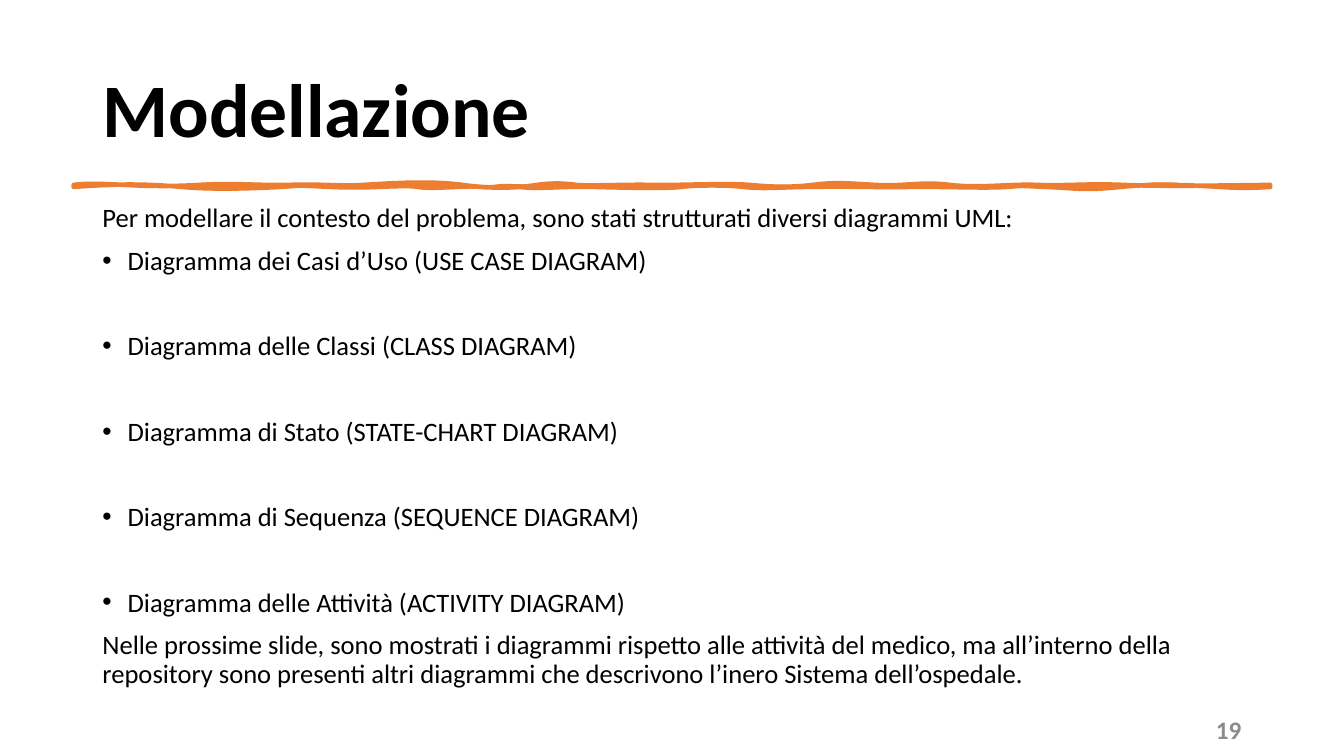
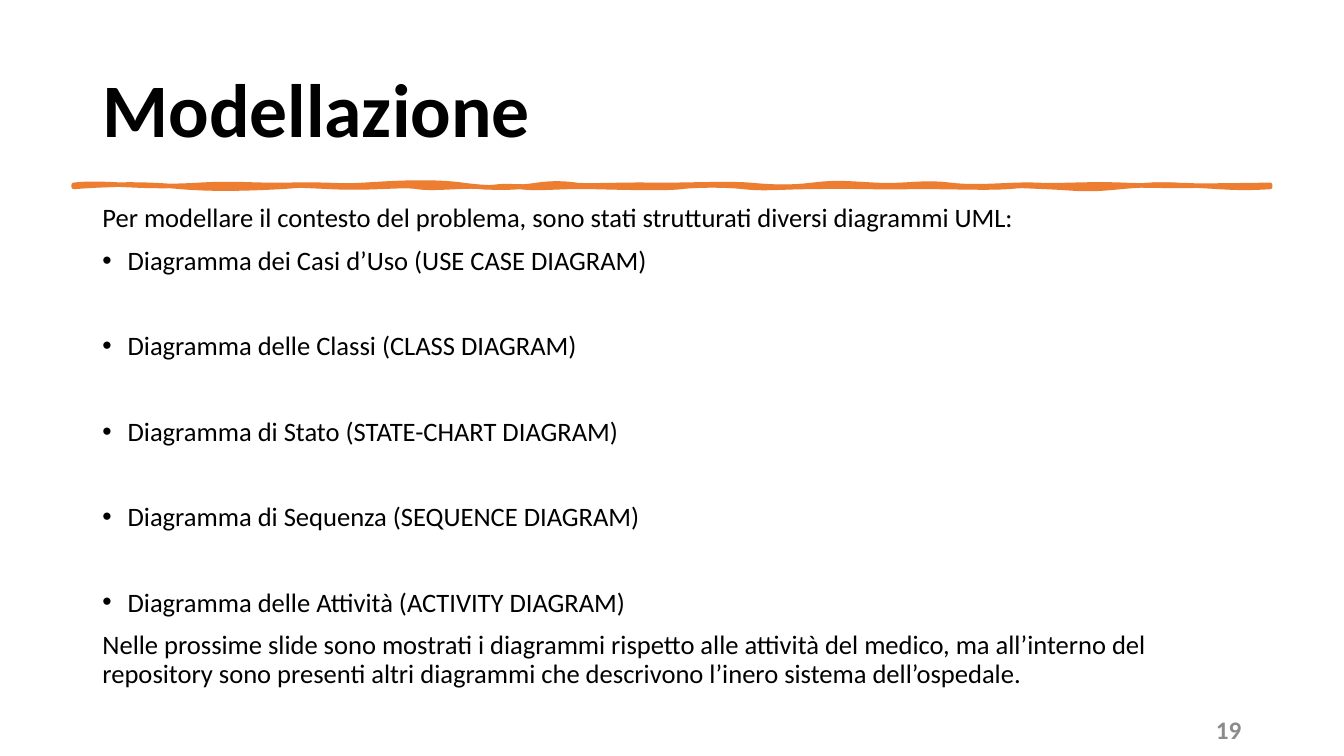
Before and after one commit to mangilimatteo/Progetto_Ingegneria_Software_Cattaneo_Mangili_Saini, a slide deck: slide 18 of Presentazione/Presentazione_Progetto.pptx. Drawn at 1344x756 pixels with LibreOffice and Linux fonts; fonts in the diff are those of the drawing. Boxes give left, top, right and bottom in pixels: in the first picture for what was removed or moved away, otherwise in the second. Text is boxed around its words. In the diff, an @@ line names an element or a change of style, - is before the commit and + after.

```diff
--- a/Presentazione/Presentazione_Progetto.pptx
+++ b/Presentazione/Presentazione_Progetto.pptx
@@ text at box(102, 635, 1145, 688): text changed @@
-Nelle prossime slide, sono mostrati i diagrammi rispetto alle attività del medico, ma all’interno della repository sono presenti altri diagrammi che descrivono l’inero Sistema dell’ospedale.
+Nelle prossime slide sono mostrati i diagrammi rispetto alle attività del medico, ma all’interno del repository sono presenti altri diagrammi che descrivono l’inero sistema dell’ospedale.
```
Also in this commit, not shown: 4 other slides changed, 2 other files.
